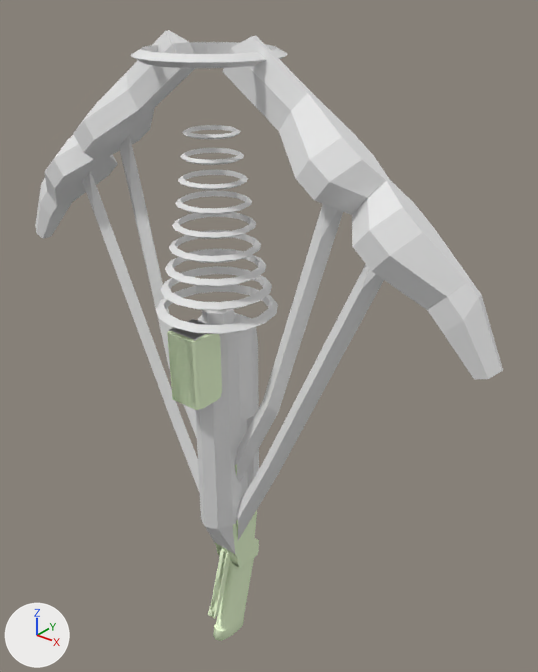
A saved change to the Blender file dev_files_donot_use_for_server/blender_files/jdeivid/ruina/v2/laser_cannon_v1.blend.
Before and after are seen from a 50 mm camera at (43.6, -44.9, 55.9) aimed at (2.3, 6.7, 23.9). Every picture has the same lights, and +X, +Y and +Z are marked at lower left.

Objects in the first picture: 'laser_cannon_v1'.
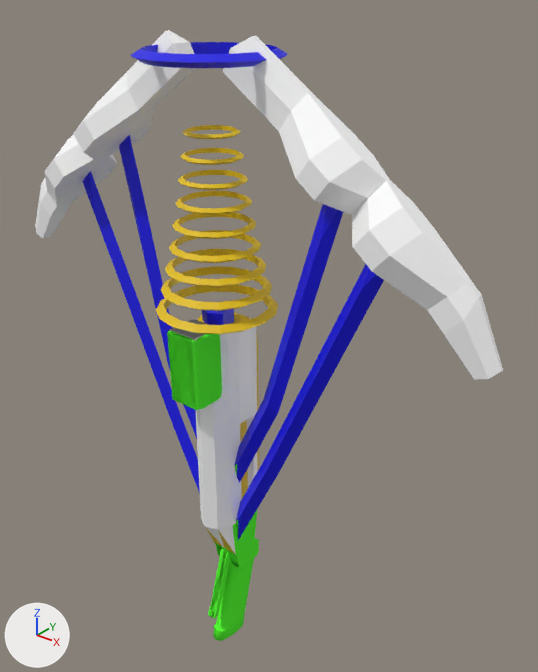
Changed parts and their boxes (x1, y1, x2, y2) in the pictures (538 x 672 px):
```json
{"object": "laser_cannon_v1", "change": "recoloured", "before": [35, 30, 503, 641], "after": [35, 30, 503, 641]}
{"part": 1, "of": "me_c_ai_flamethrower", "change": "recoloured", "before": [35, 30, 503, 553], "after": [35, 30, 503, 553]}
```

The change, as JSON lines over the scene's bpy script:
```json
{"op": "set", "path": "mat_c_ai_flamethrower.base_color", "old": "(0.83, 0.975, 0.663)", "new": "(0.0985, 0.975, 0.0386)", "note": "white #ebfcd5 -> green #58fc37"}
{"op": "set", "path": "mat_c_frying_pan_gold_001.base_color", "old": "(0.8, 0.8, 0.8)", "new": "(0.8, 0.536, 0.00273)", "note": "white #e7e7e7 -> yellow #e7c109"}
{"op": "set", "path": "mat_blue_001.base_color", "old": "(0.8, 0.8, 0.8)", "new": "(0.00307, 0.00141, 0.8)", "note": "white #e7e7e7 -> blue #0a05e7"}
{"op": "add", "block": "mat_painted_wood_01", "code": ["mat_painted_wood_01 = principled_material('painted_wood_01')", "mat_painted_wood_01.base_color = (1.0, 1.0, 1.0)  # white #ffffff"]}
{"block": "me_c_ai_flamethrower", "where": "me_c_ai_flamethrower.from_pydata(...)  # 605 vertices, 672 faces, 2 loose edges; spans x -27.3..1.9, y -4.3..8.3, z -13.2..51.7"}
{"block": "me_c_ai_flamethrower", "where": "# used by ob_laser_cannon_v1; location = (0.0, 0.0, 0.0)"}
{"block": "me_c_ai_flamethrower", "change": "me_c_ai_flamethrower part 1: all 90 faces that had it switch from mat_glow_inner_001 (white #e7e7e7) to mat_painted_wood_01 (white #ffffff)"}
```
